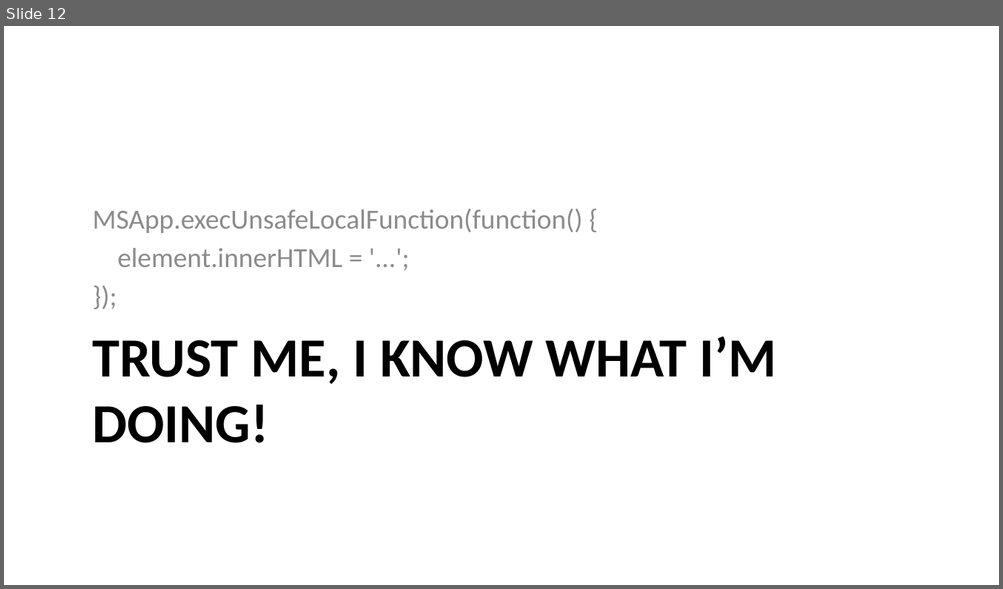
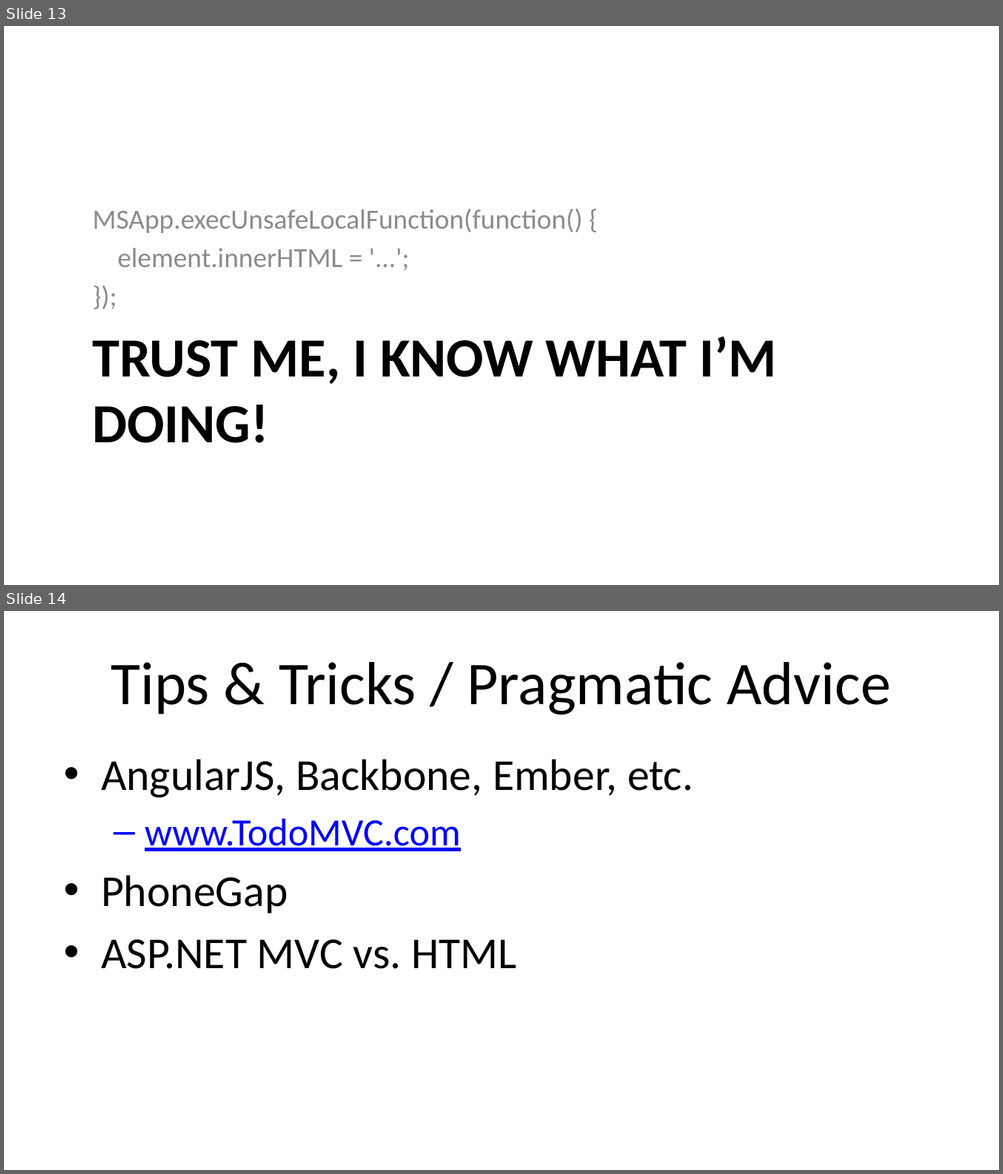
Before and after one commit to DeveloperInfra/Bookshelf-poc, a slide deck: slides/Build Windows Store Apps using Javascript.pptx. Shown one above the other, each under a label of ours: slide 12 before the commit, slides 13 and 14 after it. The pictures are 1003x589 and 1003x1174 pixels, drawn with LibreOffice and Linux fonts; fonts in the diff are those of the drawing; background and template pictures are left out. Boxes give left, top, right and bottom in pixels: in the first picture for what was removed or moved away, otherwise in the second. Text is boxed around its words. In the diff, an @@ line names an element or a change of style, - is before the commit and + after.

```diff
--- a/slides/Build Windows Store Apps using Javascript.pptx
+++ b/slides/Build Windows Store Apps using Javascript.pptx
@@ slide 14 added at box(4, 611, 999, 1170), background picture (left out) @@
@@ title added at box(111, 662, 891, 715), 44 pt, text #000000 @@
+Tips & Tricks / Pragmatic Advice
@@ text added at box(101, 759, 693, 969), 32 pt, text #000000 @@
+• AngularJS, Backbone, Ember, etc.
+  – www.TodoMVC.com
+• PhoneGap
+• ASP.NET MVC vs. HTML
@@ what was slide 12 is now slide 13 @@
```
Also in this commit, not shown: 3 slides changed.
